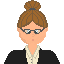
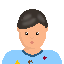
Layer changes from the first 64px x 64px image to the second:
added layer "Layer 3" above "Layer 2" over [2,9,62,64]
hid "Layer 2", painted on it over [4,0,60,64]
